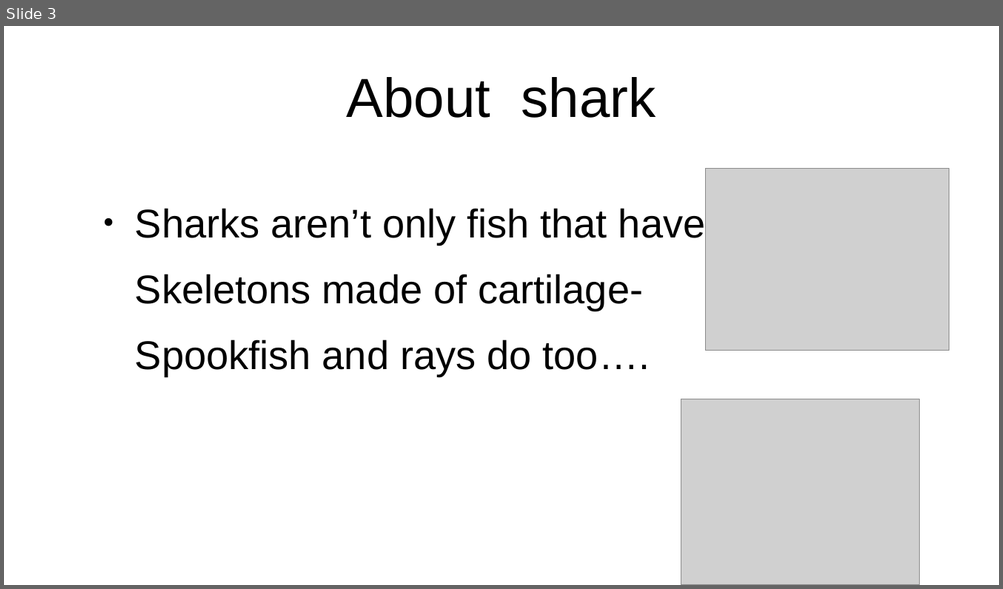
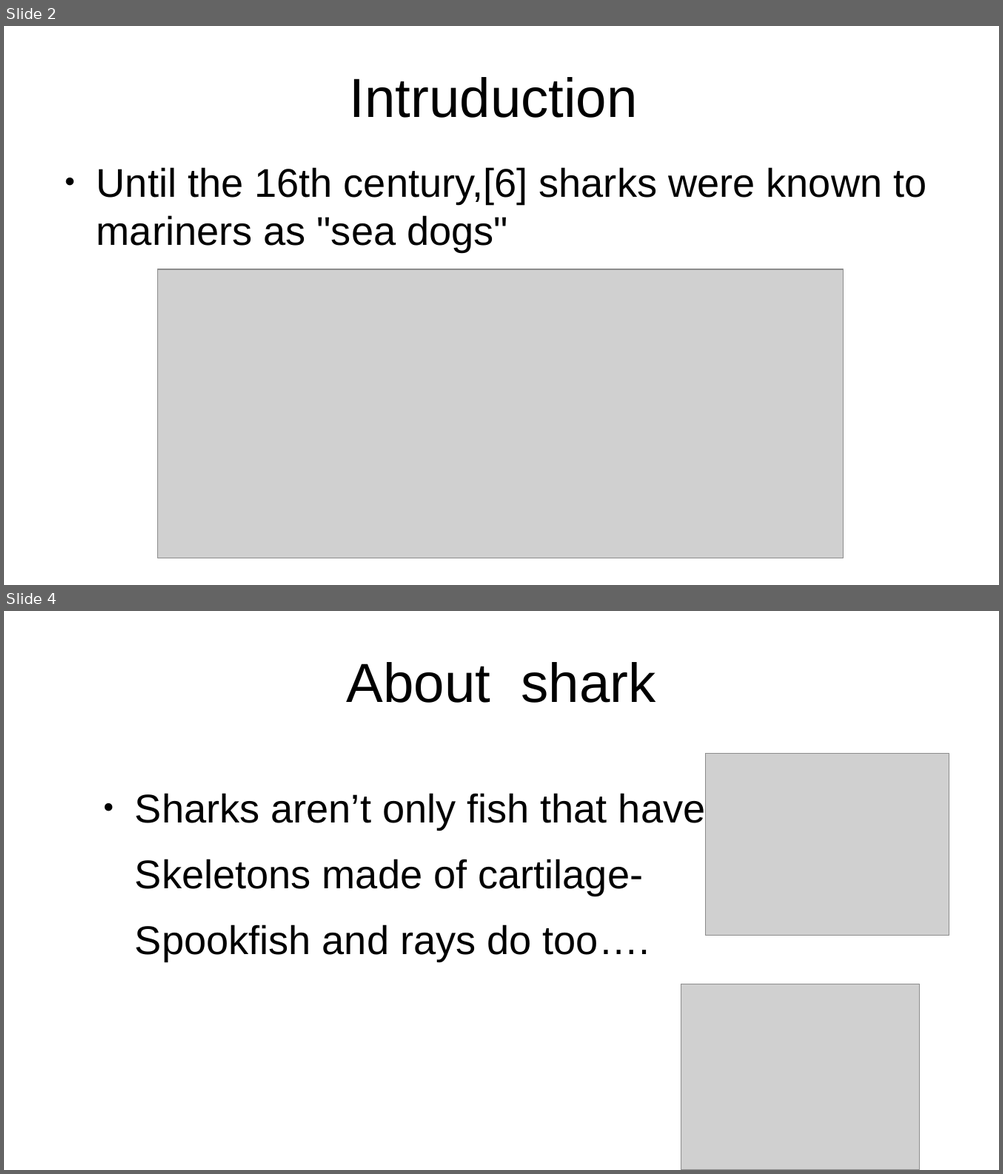
Before and after one commit to aarushipujeri/my-presentation, a slide deck: SHARKS.odp. Shown one above the other, each under a label of ours: slide 3 before the commit, slides 2 and 4 after it; the slides between them are not shown. The pictures are 1003x589 and 1003x1174 pixels, drawn with LibreOffice and Linux fonts; fonts in the diff are those of the drawing; grey boxes stand for pictures; background and template pictures are left out. Boxes give left, top, right and bottom in pixels: in the first picture for what was removed or moved away, otherwise in the second. Text is boxed around its words. In the diff, an @@ line names an element or a change of style, - is before the commit and + after.

```diff
--- a/SHARKS.odp
+++ b/SHARKS.odp
@@ slide 2 added at box(4, 26, 999, 585), background #FFFFFF @@
@@ title added at box(350, 77, 637, 118), 44 pt, text #000000 @@
+Intruduction
@@ text added at box(96, 167, 926, 252), 32 pt, text #000000 @@
+● Until the 16th century,[6] sharks were known to mariners as "sea dogs"
@@ picture added at box(157, 269, 843, 559) @@
@@ what was slide 3 is now slide 4 @@
```
Also in this commit, not shown: 5 slides changed, 2 other slides added, 2 slides removed.
